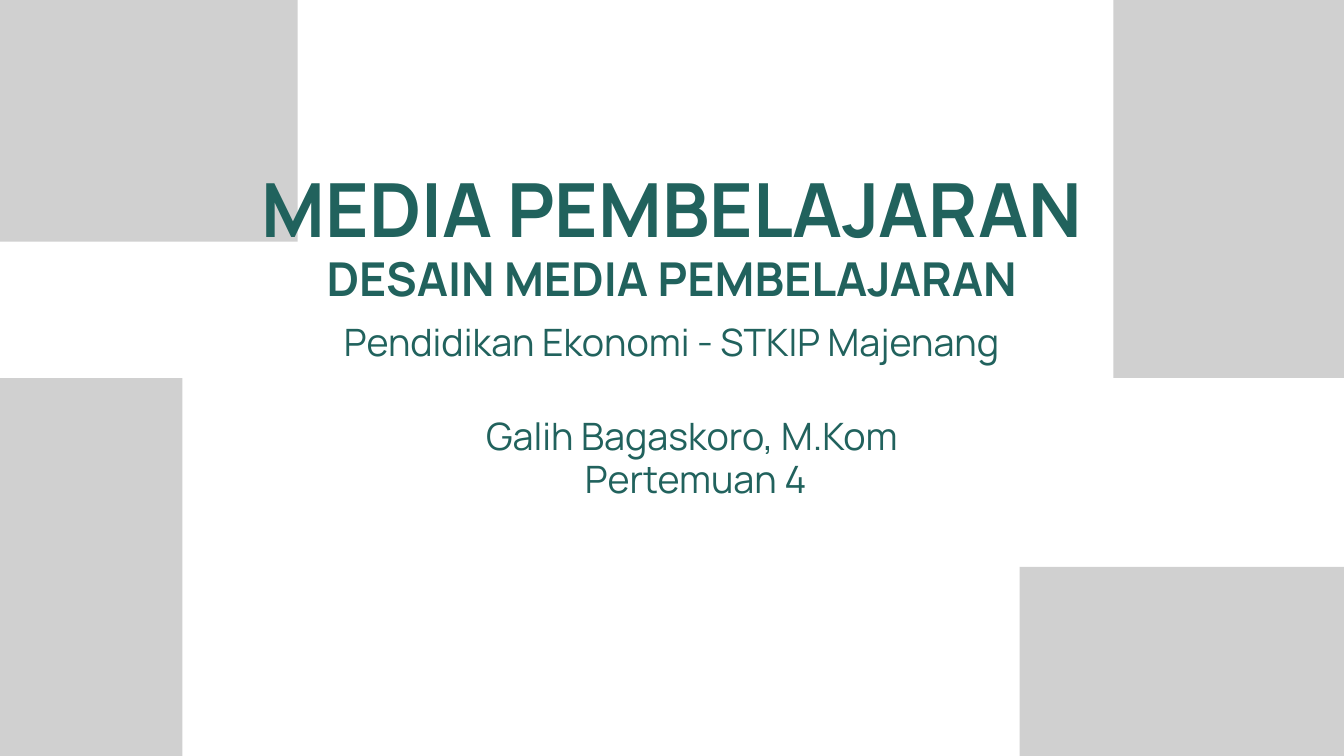
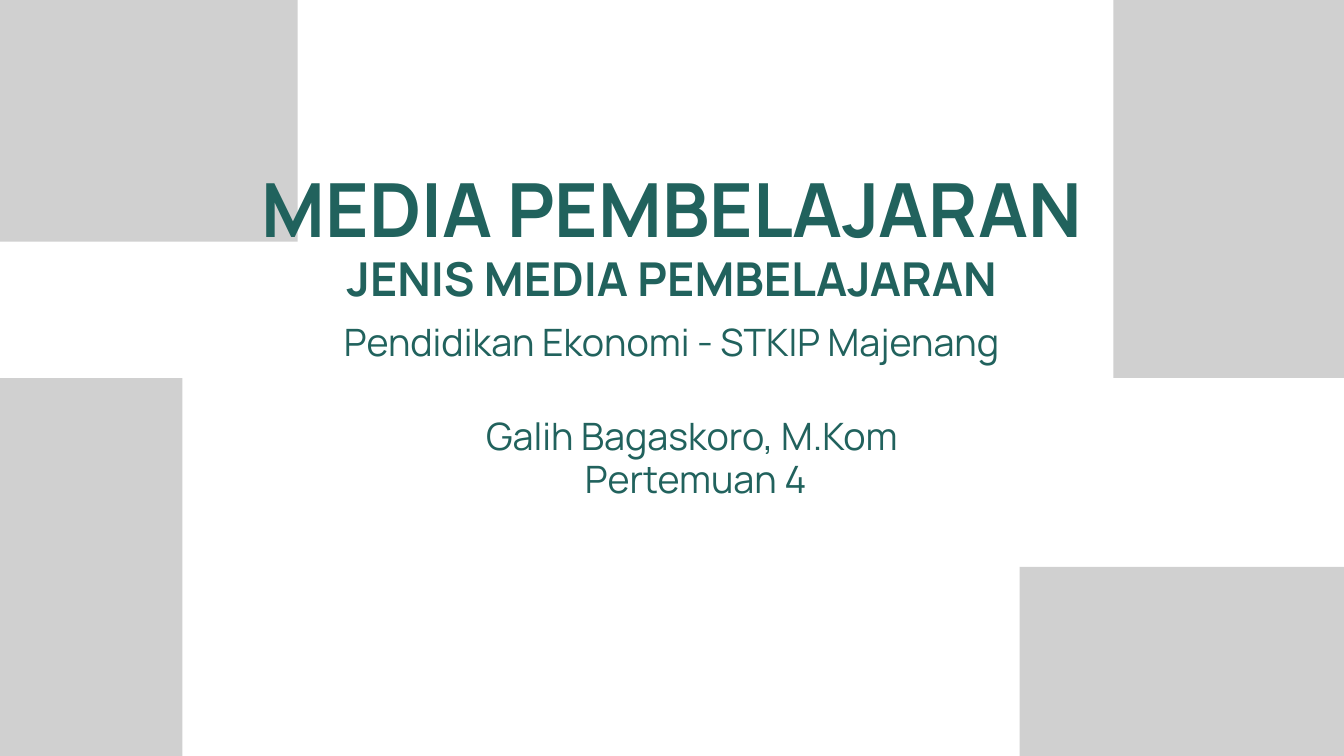
Before and after one commit to galihbk/galihbagaskoro.my.id, a slide deck: slide 1 of public/files/media-pembelajaran/Media Pembelajaran Pertemuan 4.pptx. Drawn at 1344x756 pixels with LibreOffice and Linux fonts; fonts in the diff are those of the drawing; grey boxes stand for pictures. Boxes give left, top, right and bottom in pixels: in the first picture for what was removed or moved away, otherwise in the second. Text is boxed around its words. In the diff, an @@ line names an element or a change of style, - is before the commit and + after.

```diff
--- a/public/files/media-pembelajaran/Media Pembelajaran Pertemuan 4.pptx
+++ b/public/files/media-pembelajaran/Media Pembelajaran Pertemuan 4.pptx
@@ text at bbox=[347, 261, 996, 297]: text changed @@
-DESAIN MEDIA PEMBELAJARAN
+JENIS MEDIA PEMBELAJARAN
```
Also in this commit, not shown: 1 other file.
